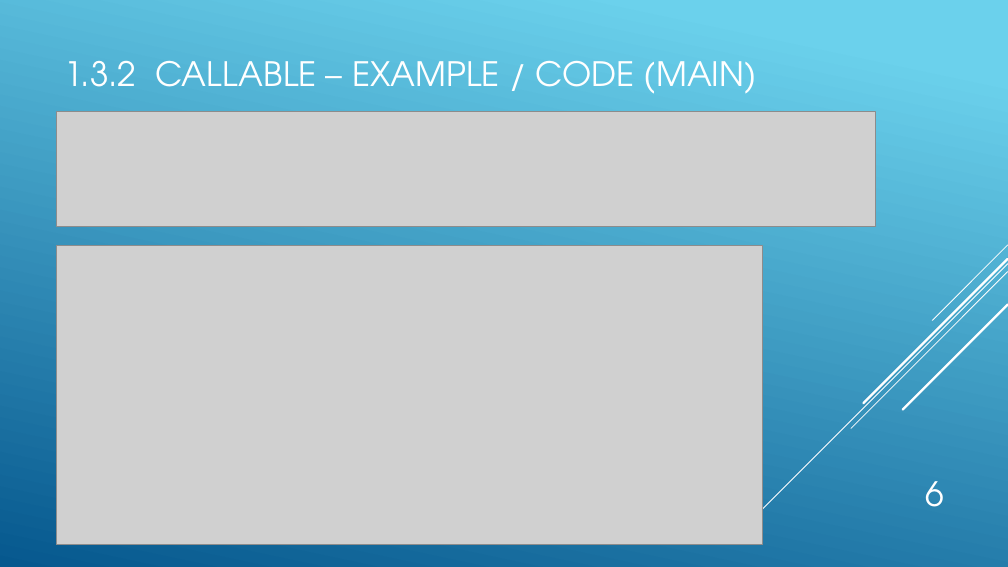
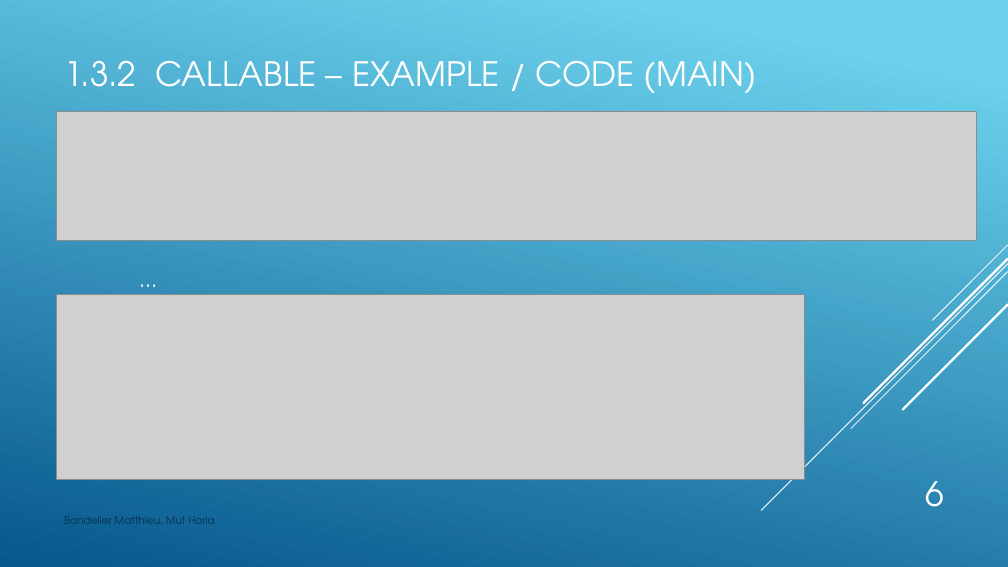
Before and after one commit to Drakesinger/FutureTaskAndCallable, a slide deck: slide 6 of presentation/CallableFutureTask.pptx. Drawn at 1008x567 pixels with LibreOffice and Linux fonts; fonts in the diff are those of the drawing; grey boxes stand for pictures. Boxes give left, top, right and bottom in pixels: in the first picture for what was removed or moved away, otherwise in the second. Text is boxed around its words. In the diff, an @@ line names an element or a change of style, - is before the commit and + after.

Commit message:
mat presentation maj des images

```diff
--- a/presentation/CallableFutureTask.pptx
+++ b/presentation/CallableFutureTask.pptx
@@ picture resized from (x1=57, y1=111, x2=876, y2=226) to (x1=57, y1=111, x2=977, y2=240) @@
@@ text added at (x1=57, y1=135, x2=763, y2=491), 20 pt, text #FFFFFF @@
+…
@@ picture resized from (x1=57, y1=245, x2=763, y2=545) to (x1=57, y1=294, x2=805, y2=479) @@
@@ text added at (x1=64, y1=516, x2=214, y2=525), 10 pt, text #0A304A @@
+Bandelier Matthieu, Mut Horia
```
Also in this commit, not shown: 2 other slides changed, 5 other files.
